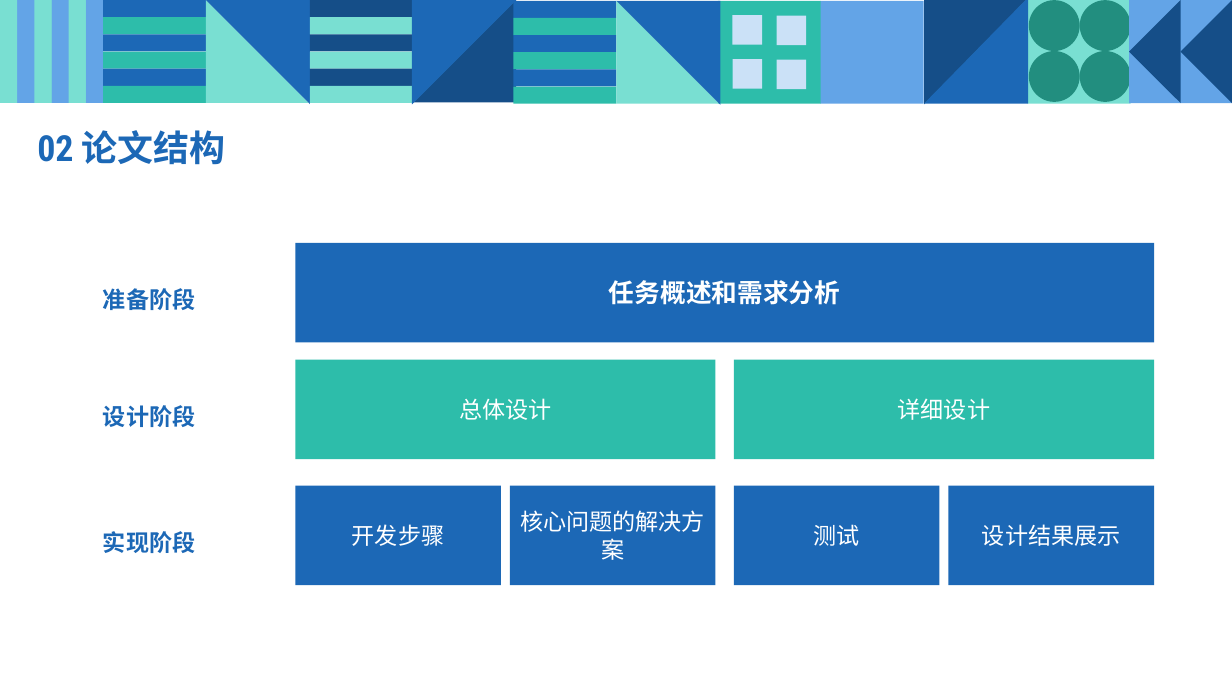
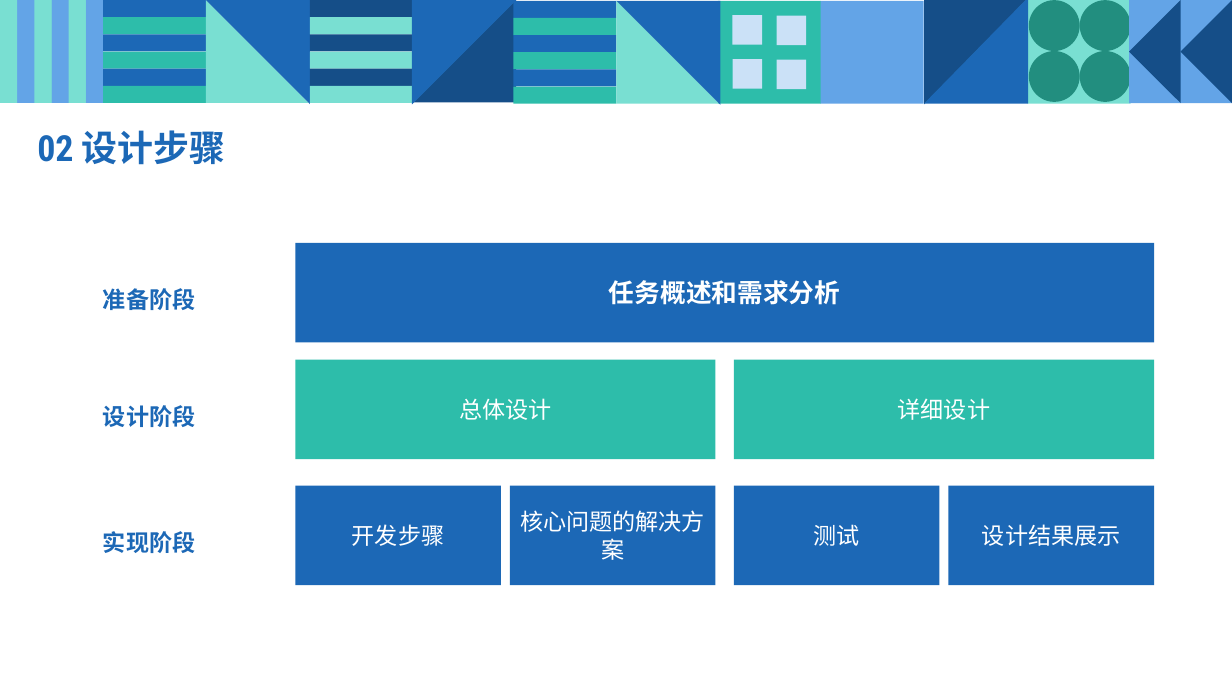
Before and after one commit to mytac/blog-system-with-vue, a slide deck: slide 8 of 附件/EC012359BBDB9B6890A962B992947272.pptx. Drawn at 1232x693 pixels with LibreOffice and Linux fonts; fonts in the diff are those of the drawing. Boxes give left, top, right and bottom in pixels: in the first picture for what was removed or moved away, otherwise in the second. Text is boxed around its words. In the diff, an @@ line names an element or a change of style, - is before the commit and + after.

```diff
--- a/附件/EC012359BBDB9B6890A962B992947272.pptx
+++ b/附件/EC012359BBDB9B6890A962B992947272.pptx
@@ text at box(37, 130, 226, 165): text changed @@
-02 论文结构
+02 设计步骤
```
Also in this commit, not shown: 4 other slides changed, 7 slides added, 3 slides removed, 9 other files.
